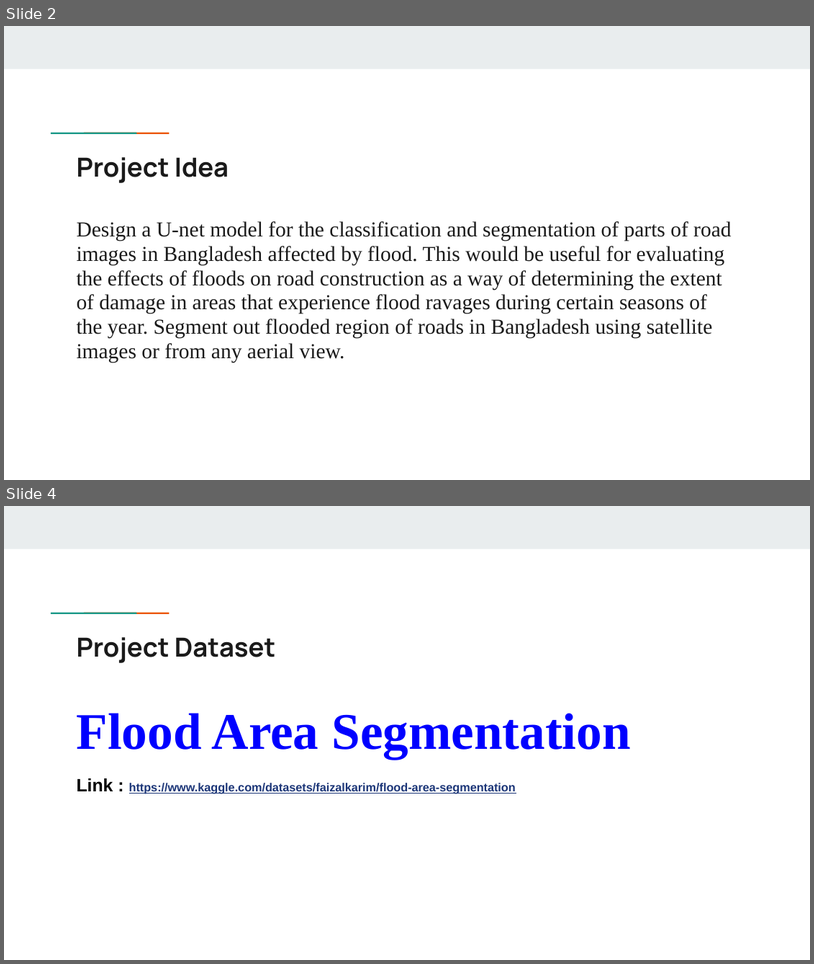
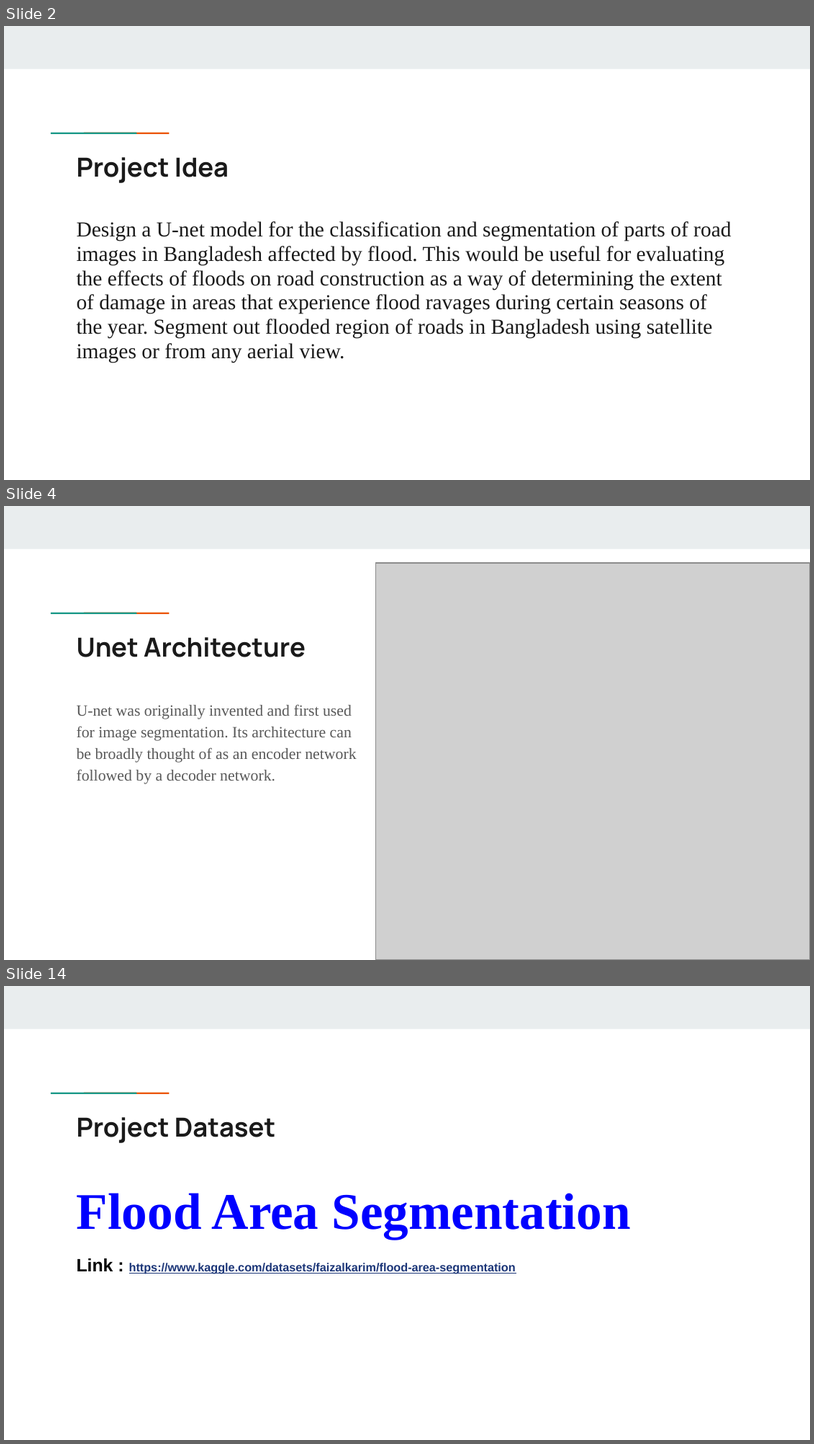
Before and after one commit to Shaoun18/CSE713, a slide deck: Final Project/Task_4a/Flood Impact Detection on Roads Using U-Net.pptx. Shown one above the other, each under a label of ours: slides 2 and 4 before the commit, slides 2, 4 and 14 after it; the slides between them are not shown. The pictures are 814x964 and 814x1444 pixels, drawn with LibreOffice and Linux fonts; fonts in the diff are those of the drawing; grey boxes stand for pictures. Boxes give left, top, right and bottom in pixels: in the first picture for what was removed or moved away, otherwise in the second. Text is boxed around its words. In the diff, an @@ line names an element or a change of style, - is before the commit and + after.

```diff
--- a/Final Project/Task_4a/Flood Impact Detection on Roads Using U-Net.pptx
+++ b/Final Project/Task_4a/Flood Impact Detection on Roads Using U-Net.pptx
@@ slide 4 added at box(4, 506, 810, 960), background #FFFFFF; not listed: 3 template elements that a slide beside it also shows @@
@@ picture added at box(376, 564, 810, 960) @@
@@ title added at box(77, 637, 306, 657), 23.4 pt, text #1A1A1A, bold @@
+Unet Architecture
@@ text added at box(77, 704, 356, 784), 14 pt, text #595959 @@
+U-net was originally invented and first used for image segmentation. Its architecture can be broadly thought of as an encoder network followed by a decoder network.
@@ what was slide 4 is now slide 14 @@
```
Also in this commit, not shown: 2 slides changed, 10 other slides added.
